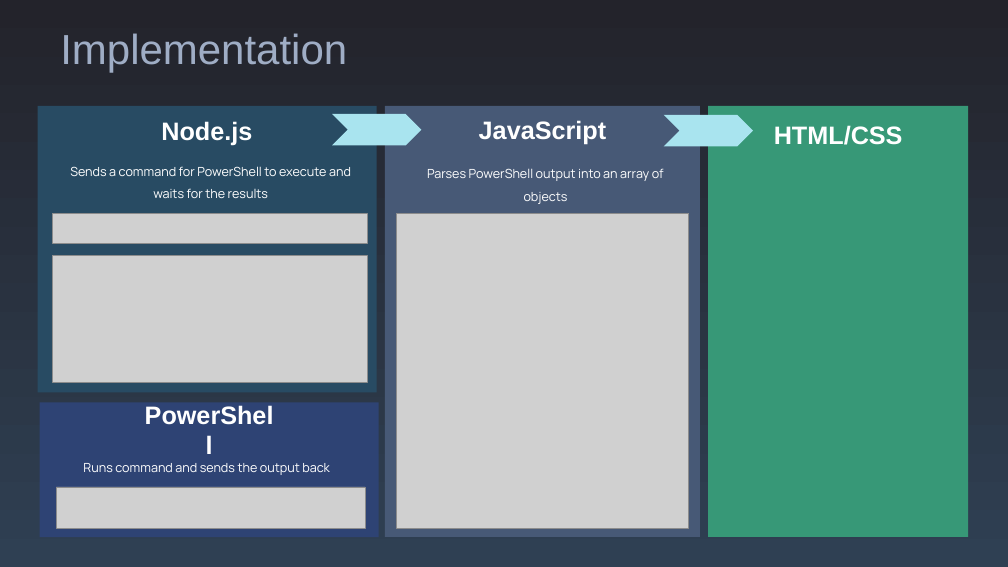
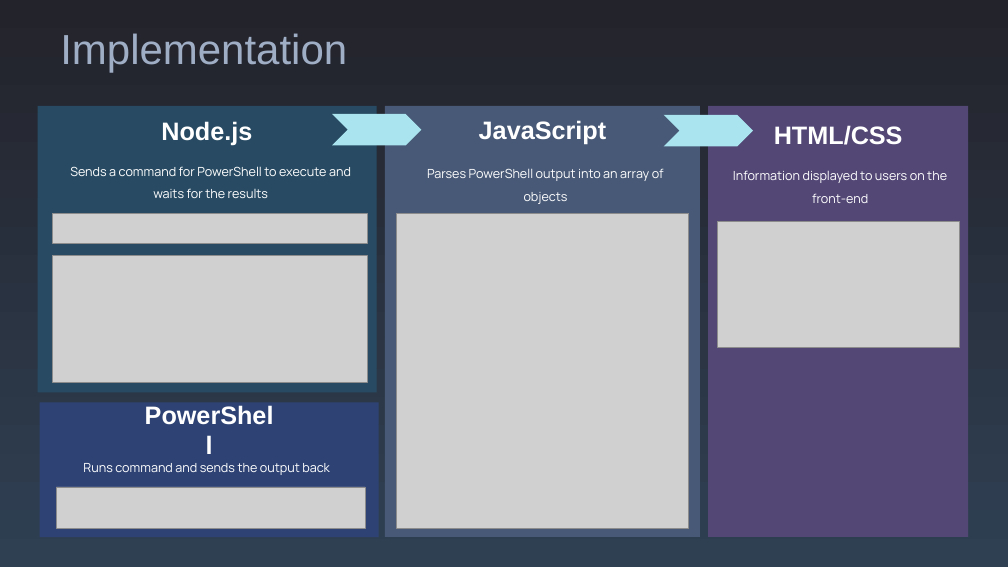
Before and after one commit to CEStrobl/nightwatch, a slide deck: slide 5 of documentation/NightWatch-Presentation.pptx. Drawn at 1008x567 pixels with LibreOffice and Linux fonts; fonts in the diff are those of the drawing; grey boxes stand for pictures. Boxes give left, top, right and bottom in pixels: in the first picture for what was removed or moved away, otherwise in the second. Text is boxed around its words. In the diff, an @@ line names an element or a change of style, - is before the commit and + after.

```diff
--- a/documentation/NightWatch-Presentation.pptx
+++ b/documentation/NightWatch-Presentation.pptx
@@ rectangle at [709, 106, 969, 537]: fill #379877 to #524776 @@
@@ text added at [733, 170, 947, 203], 12 pt, text #FFFFFF @@
+Information displayed to users on the front-end
@@ picture added at [718, 222, 960, 347] @@
```
Also in this commit, not shown: 3 other slides changed, 11 other files.
